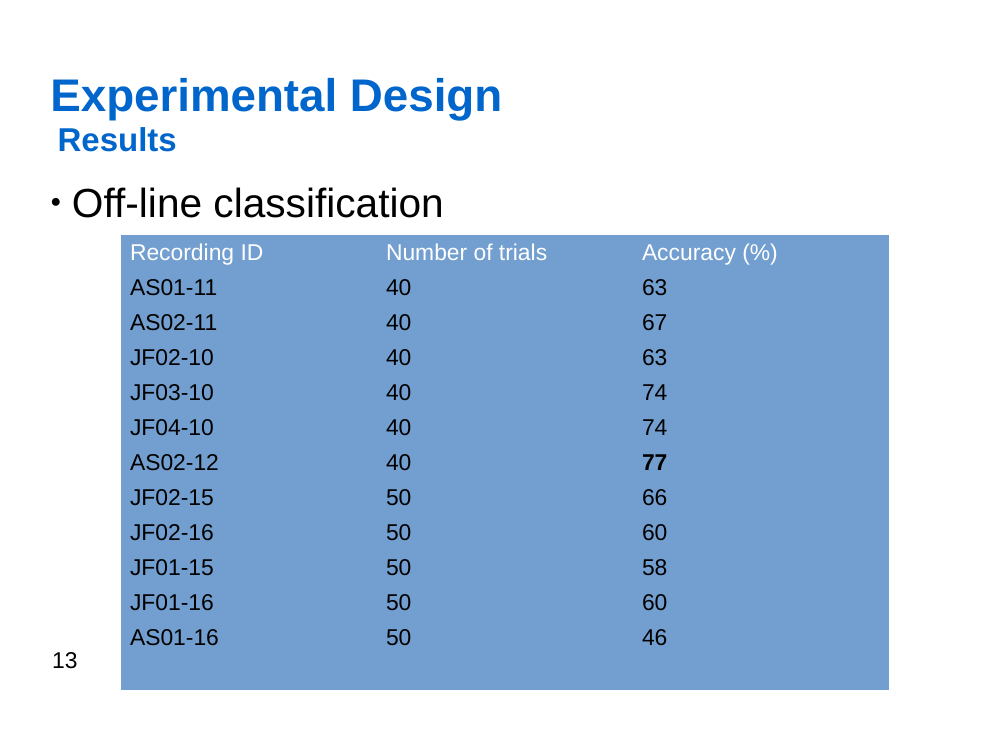
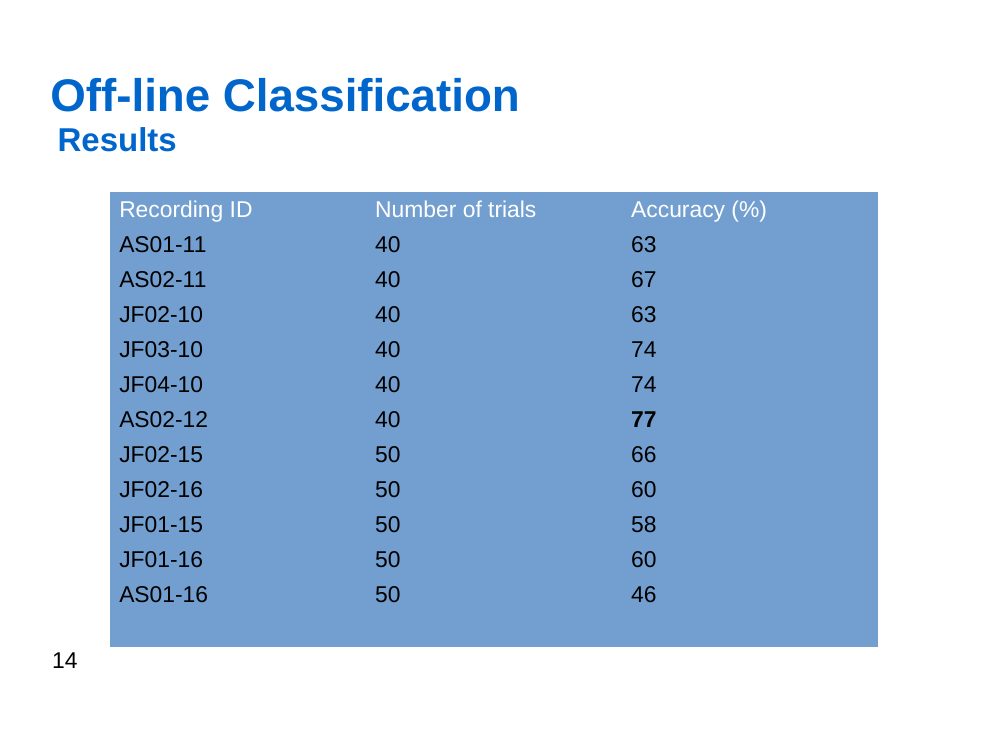
Before and after one commit to jfedjaev/NSTresearchPractice, a slide deck: slide 14 of Report/Presentation/Fedjaev_ResearchPractice.odp (slide 13 before the commit). Drawn at 1008x756 pixels with LibreOffice and Linux fonts; fonts in the diff are those of the drawing; background and template pictures are left out. Boxes give left, top, right and bottom in pixels: in the first picture for what was removed or moved away, otherwise in the second. Text is boxed around its words. In the diff, an @@ line names an element or a change of style, - is before the commit and + after.

```diff
--- a/Report/Presentation/Fedjaev_ResearchPractice.odp
+++ b/Report/Presentation/Fedjaev_ResearchPractice.odp
@@ title "Off-line Classification" at (x1=50, y1=78, x2=520, y2=112): vertical alignment top to middle @@
@@ title at (x1=50, y1=78, x2=520, y2=112): text changed; size 32 to 36 pt; text colour #000000 to #0066CC; bold on @@
-● Off-line classification
+Off-line Classification
@@ title removed at (x1=50, y1=78, x2=502, y2=120) @@
-Experimental Design
@@ table moved from (x1=121, y1=235, x2=889, y2=690) to (x1=111, y1=192, x2=879, y2=647) @@
@@ page number at (x1=52, y1=652, x2=77, y2=668): text changed @@
-13
+14
```
Also in this commit, not shown: 11 other slides changed, 4 slides added, 3 slides removed, 2 other files.
